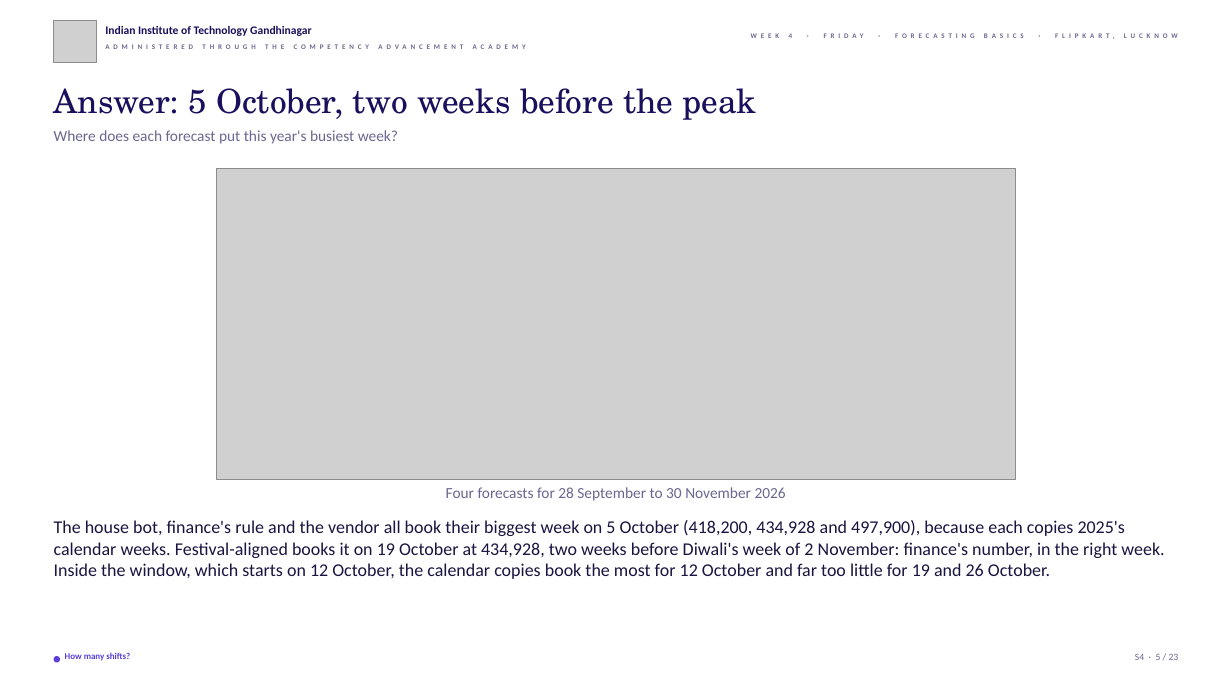
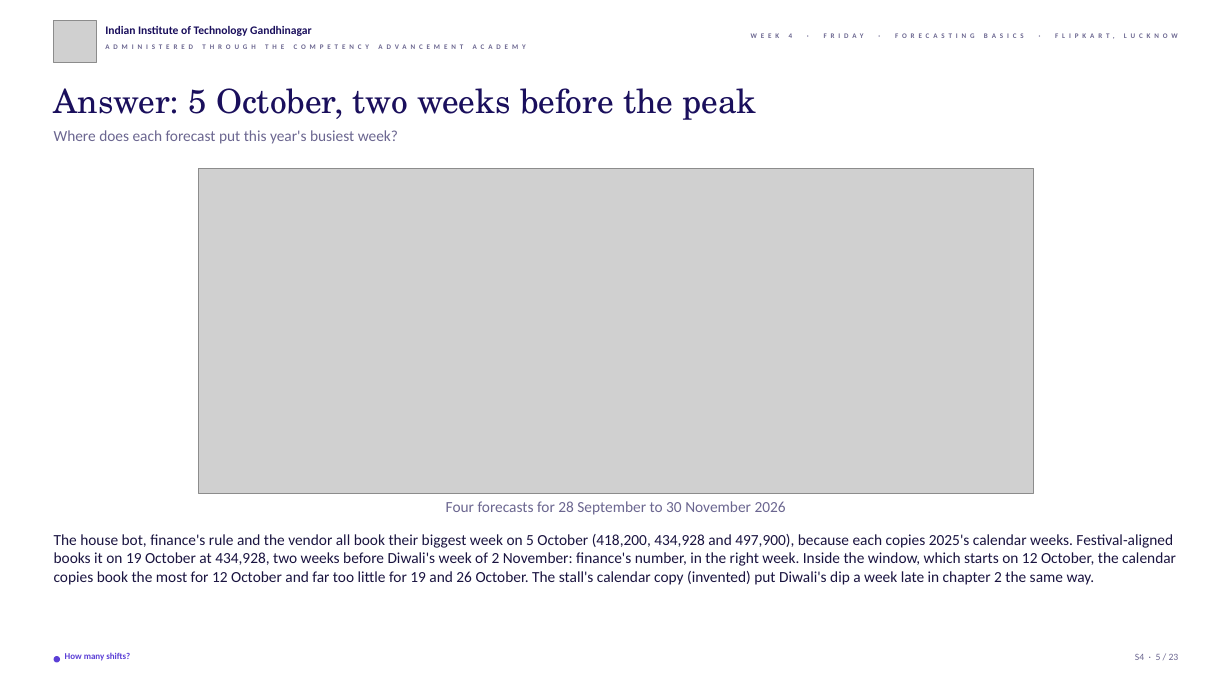
Before and after one commit to fde-academy-lab/c2-content-factory, a slide deck: slide 5 of content/W04/D5/slides/C2_W04_D05_half2_STUDENT.pptx. Drawn at 1232x693 pixels with LibreOffice and Linux fonts; fonts in the diff are those of the drawing; grey boxes stand for pictures; background and template pictures are left out. Boxes give left, top, right and bottom in pixels: in the first picture for what was removed or moved away, otherwise in the second. Text is boxed around its words. In the diff, an @@ line names an element or a change of style, - is before the commit and + after.

```diff
--- a/content/W04/D5/slides/C2_W04_D05_half2_STUDENT.pptx
+++ b/content/W04/D5/slides/C2_W04_D05_half2_STUDENT.pptx
@@ picture: place and size @@
-picture at (216, 168, 1017, 480)
+picture at (198, 168, 1033, 494)
@@ text "Four forecasts for 28 September ...": place and size @@
-text "Four forecasts for 28 September ..." at (446, 487, 786, 501)
+text "Four forecasts for 28 September ..." at (446, 501, 786, 515)
@@ text at (54, 534, 1176, 585): text changed; size 14 to 12 pt @@
-The house bot, finance's rule and the vendor all book their biggest week on 5 October (418,200, 434,928 and 497,900), because each copies 2025's calendar weeks. Festival-aligned books it on 19 October at 434,928, two weeks before Diwali's week of 2 November: finance's number, in the right week. Inside the window, which starts on 12 October, the calendar copies book the most for 12 October and far too little for 19 and 26 October.
+The house bot, finance's rule and the vendor all book their biggest week on 5 October (418,200, 434,928 and 497,900), because each copies 2025's calendar weeks. Festival-aligned books it on 19 October at 434,928, two weeks before Diwali's week of 2 November: finance's number, in the right week. Inside the window, which starts on 12 October, the calendar copies book the most for 12 October and far too little for 19 and 26 October. The stall's calendar copy (invented) put Diwali's dip a week late in chapter 2 the same way.
```
Also in this commit, not shown: 14 other slides changed, 5 other files.
